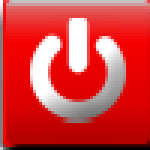
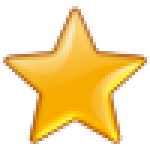
Layered file, before and after one edit (150×150). Changes by layer:
added group "Star" with 2 layers above "Quit Button" over (3, 6, 147, 144)
added layer "star filled" in group "Star" over (3, 6, 147, 144)
hid group "Quit Button" (3 layers) over (30, 18, 126, 123)
